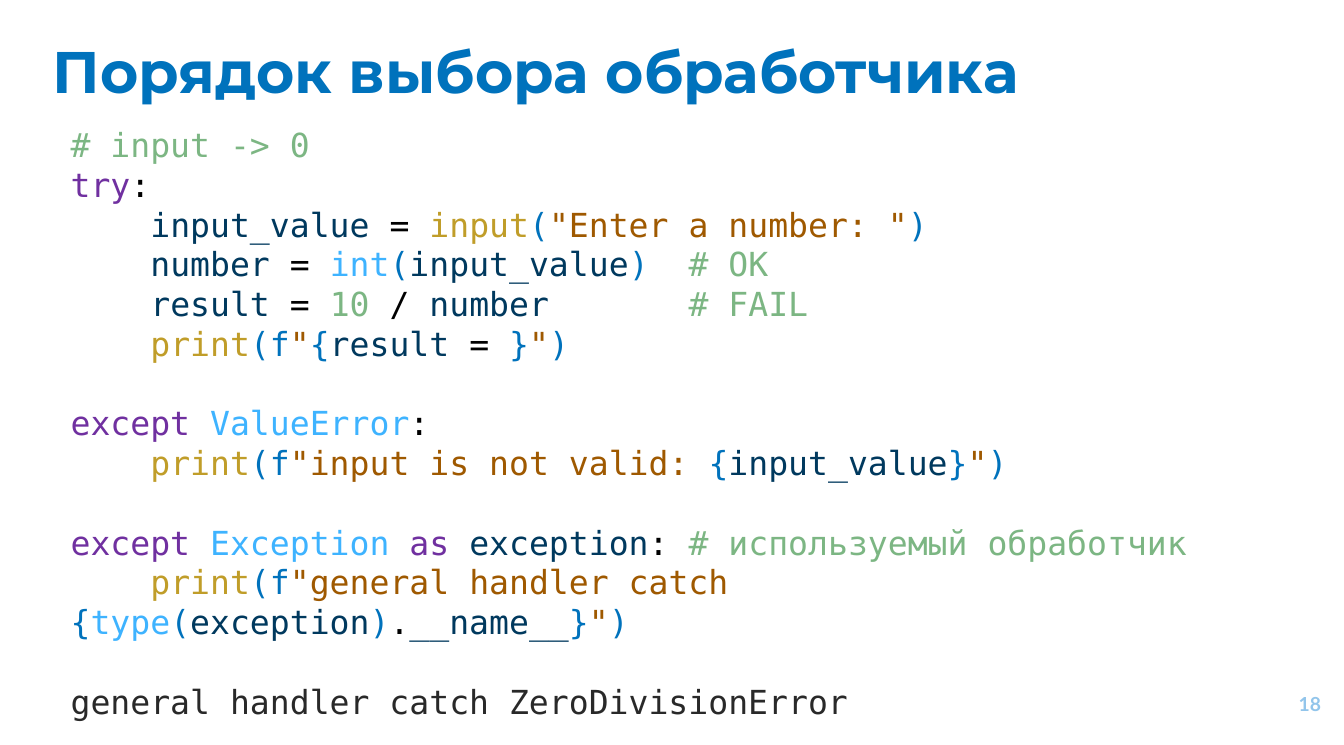
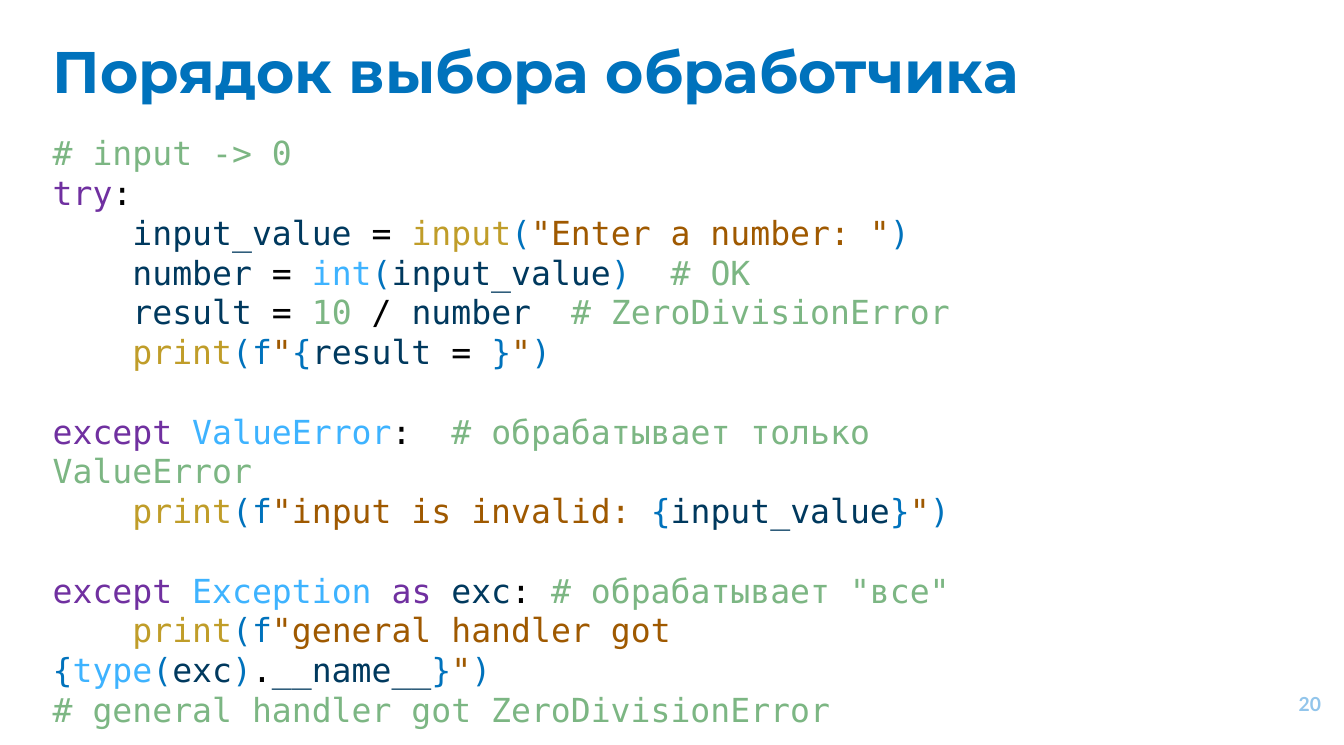
Before and after one commit to EvgrafovMichail/python_mipt_dafe, a slide deck: slide 20 of lessons/sem01/lesson09/exceptions.pptx (slide 18 before the commit). Drawn at 1344x745 pixels with LibreOffice and Linux fonts; fonts in the diff are those of the drawing. Boxes give left, top, right and bottom in pixels: in the first picture for what was removed or moved away, otherwise in the second. Text is boxed around its words. In the diff, an @@ line names an element or a change of style, - is before the commit and + after.

```diff
--- a/lessons/sem01/lesson09/exceptions.pptx
+++ b/lessons/sem01/lesson09/exceptions.pptx
@@ text "# input -> 0": place and size @@
-text "# input -> 0" at (71, 132, 1187, 642)
+text "# input -> 0" at (53, 140, 950, 690)
@@ text at (132, 298, 950, 325): text changed; text colour #00395E to #7CB683 @@
-result = 10 / number # FAIL
+result = 10 / number # ZeroDivisionError
@@ text at (53, 418, 950, 690): text changed; text colour #A05900 to #7CB683 @@
-except ValueError:
-print(f"input is not valid: {input_value}")
-except Exception as exception: # используемый обработчик
-print(f"general handler catch {type(exception).__name__}")
-general handler catch ZeroDivisionError
+except ValueError: # обрабатывает только ValueError
+print(f"input is invalid: {input_value}")
+except Exception as exc: # обрабатывает "все"
+print(f"general handler got {type(exc).__name__}")
+# general handler got ZeroDivisionError
@@ page number at (1299, 697, 1321, 711): text changed @@
-18
+20
```
Also in this commit, not shown: 37 other slides changed, 13 slides added, 6 slides removed.
